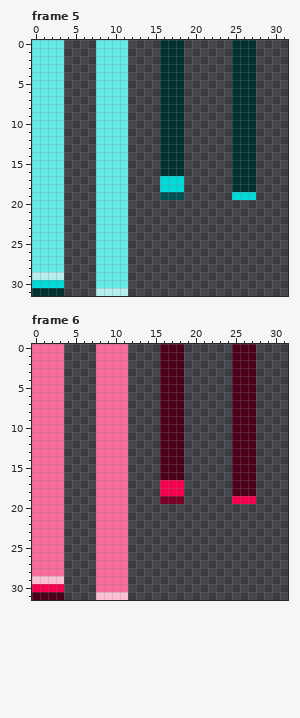
Two versions of one pixel-art file, data/piano.aseprite. This is how it looked before the edit.
32x32 pixels, 6 frames. Shown: frame 5, frame 6. The commit also changed other frames, which this record leaves out.
The same view after the edit:
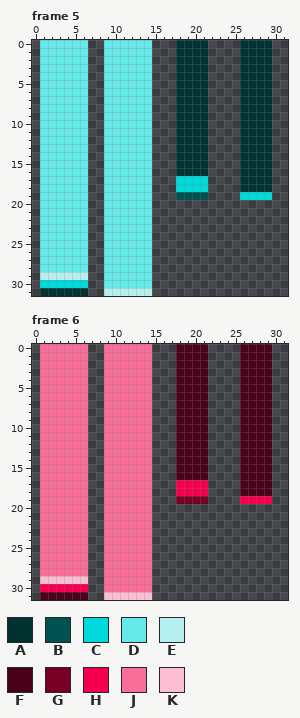
Palette (. is transparent): A #003232  B #005151  C #00d9d9  D #66e9e9  E #b6efef  F #4a0018  G #780026  H #f4004e  J #f96d9a  K #fbbed2
The author wrote: starting to retrieve draw logic
Changes in this commit:
Changed rows in their new state; - is an unchanged pixel.
Frame 5:
first column x 0:
 0 .---DDD-.---DDD-..-AAA---.--AA
 1 .---DDD-.---DDD-..-AAA---.--AA
 2 .---DDD-.---DDD-..-AAA---.--AA
 3 .---DDD-.---DDD-..-AAA---.--AA
 4 .---DDD-.---DDD-..-AAA---.--AA
 5 .---DDD-.---DDD-..-AAA---.--AA
 6 .---DDD-.---DDD-..-AAA---.--AA
 7 .---DDD-.---DDD-..-AAA---.--AA
 8 .---DDD-.---DDD-..-AAA---.--AA
 9 .---DDD-.---DDD-..-AAA---.--AA
10 .---DDD-.---DDD-..-AAA---.--AA
11 .---DDD-.---DDD-..-AAA---.--AA
12 .---DDD-.---DDD-..-AAA---.--AA
13 .---DDD-.---DDD-..-AAA---.--AA
14 .---DDD-.---DDD-..-AAA---.--AA
15 .---DDD-.---DDD-..-AAA---.--AA
16 .---DDD-.---DDD-..-AAA---.--AA
17 .---DDD-.---DDD-..-CCC---.--AA
18 .---DDD-.---DDD-..-CCC---.--AA
19 .---DDD-.---DDD-..-BBB---.--CC
20 .---DDD-.---DDD---------------
21 .---DDD-.---DDD---------------
22 .---DDD-.---DDD---------------
23 .---DDD-.---DDD---------------
24 .---DDD-.---DDD---------------
25 .---DDD-.---DDD---------------
26 .---DDD-.---DDD---------------
27 .---DDD-.---DDD---------------
28 .---DDD-.---DDD---------------
29 .---EEE-.---DDD---------------
30 .---CCC-.---DDD---------------
31 .---AAA-.---EEE---------------
Frame 6:
first column x 0:
 0 .---JJJ-.---JJJ-..-FFF---.--FF
 1 .---JJJ-.---JJJ-..-FFF---.--FF
 2 .---JJJ-.---JJJ-..-FFF---.--FF
 3 .---JJJ-.---JJJ-..-FFF---.--FF
 4 .---JJJ-.---JJJ-..-FFF---.--FF
 5 .---JJJ-.---JJJ-..-FFF---.--FF
 6 .---JJJ-.---JJJ-..-FFF---.--FF
 7 .---JJJ-.---JJJ-..-FFF---.--FF
 8 .---JJJ-.---JJJ-..-FFF---.--FF
 9 .---JJJ-.---JJJ-..-FFF---.--FF
10 .---JJJ-.---JJJ-..-FFF---.--FF
11 .---JJJ-.---JJJ-..-FFF---.--FF
12 .---JJJ-.---JJJ-..-FFF---.--FF
13 .---JJJ-.---JJJ-..-FFF---.--FF
14 .---JJJ-.---JJJ-..-FFF---.--FF
15 .---JJJ-.---JJJ-..-FFF---.--FF
16 .---JJJ-.---JJJ-..-FFF---.--FF
17 .---JJJ-.---JJJ-..-HHH---.--FF
18 .---JJJ-.---JJJ-..-HHH---.--FF
19 .---JJJ-.---JJJ-..-GGG---.--HH
20 .---JJJ-.---JJJ---------------
21 .---JJJ-.---JJJ---------------
22 .---JJJ-.---JJJ---------------
23 .---JJJ-.---JJJ---------------
24 .---JJJ-.---JJJ---------------
25 .---JJJ-.---JJJ---------------
26 .---JJJ-.---JJJ---------------
27 .---JJJ-.---JJJ---------------
28 .---JJJ-.---JJJ---------------
29 .---KKK-.---JJJ---------------
30 .---HHH-.---JJJ---------------
31 .---FFF-.---KKK---------------
Where, in picture pixels (left, top, right, bottom), the same in both pictures:
changed: (32, 40, 104, 296)
changed: (128, 40, 272, 296)
changed: (32, 344, 104, 600)
changed: (128, 344, 272, 600)
